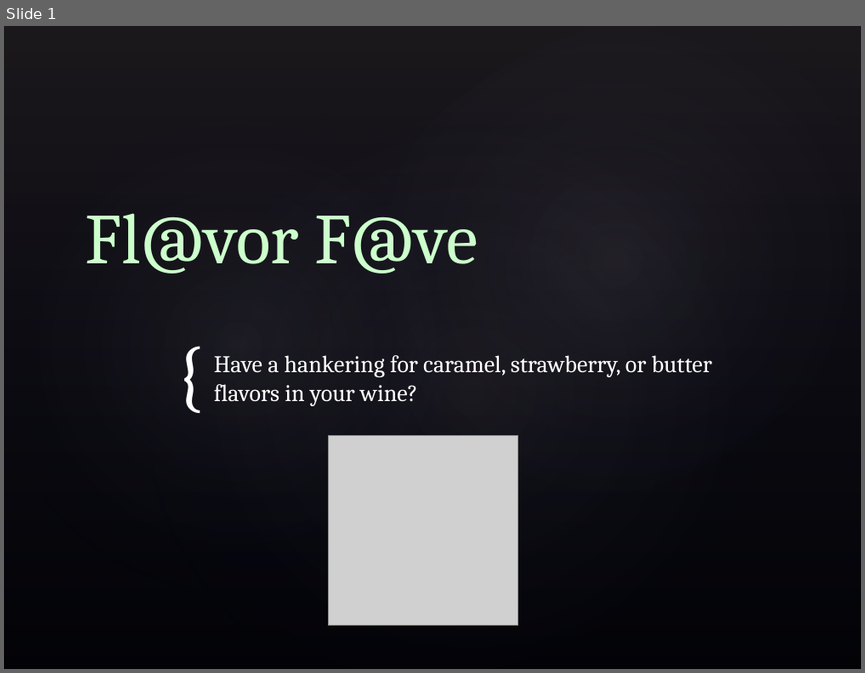
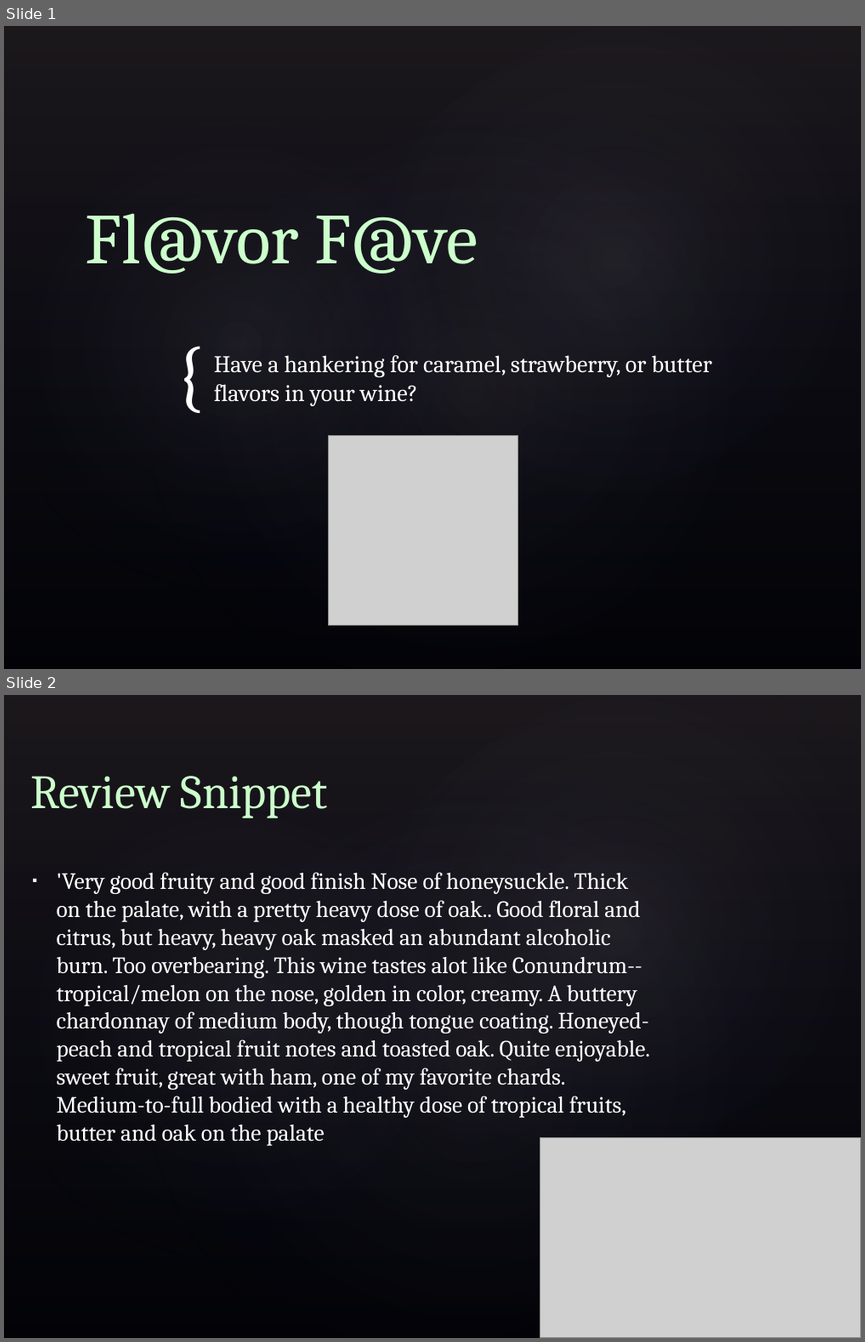
Before and after one commit to jodzi/flavor_fave, a slide deck: kojak_presentation.pptx. Shown one above the other, each under a label of ours: slide 1 before the commit, slides 1 and 2 after it. The pictures are 865x673 and 865x1342 pixels, drawn with LibreOffice and Linux fonts; fonts in the diff are those of the drawing; grey boxes stand for pictures; background and template pictures are left out. Boxes give left, top, right and bottom in pixels: in the first picture for what was removed or moved away, otherwise in the second. Text is boxed around its words. In the diff, an @@ line names an element or a change of style, - is before the commit and + after.

```diff
--- a/kojak_presentation.pptx
+++ b/kojak_presentation.pptx
@@ slide 2 added at [4,695,861,1338], background picture (left out); not listed: 4 template elements that a slide beside it also shows @@
@@ title added at [30,776,328,818], 40 pt, text #CCFFCC @@
+Review Snippet
@@ text added at [57,872,650,1145], 19.6 pt, text #FFFFFF @@
+▪ 'Very good fruity and good finish Nose of honeysuckle. Thick on the palate, with a pretty heavy dose of oak.. Good floral and citrus, but heavy, heavy oak masked an abundant alcoholic burn. Too overbearing. This wine tastes alot like Conundrum-- tropical/melon on the nose, golden in color, creamy. A buttery chardonnay of medium body, though tongue coating. Honeyed-peach and tropical fruit notes and toasted oak. Quite enjoyable. sweet fruit, great with ham, one of my favorite chards. Medium-to-full bodied with a healthy dose of tropical fruits, butter and oak on the palate
@@ picture added at [540,1137,861,1338] @@
```
Also in this commit, not shown: 1 slide changed, 1 other slide added, 1 slide removed.
